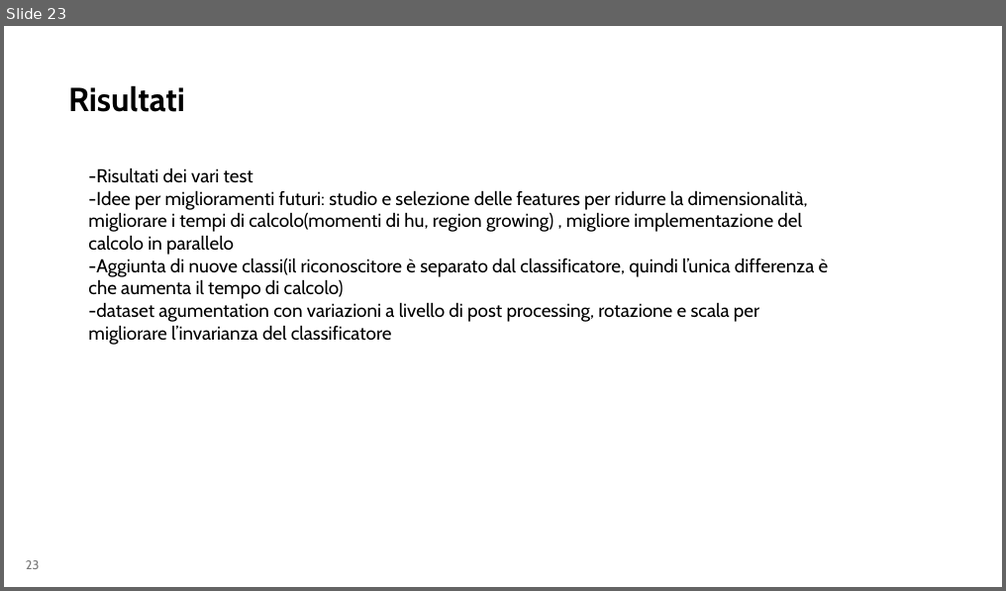
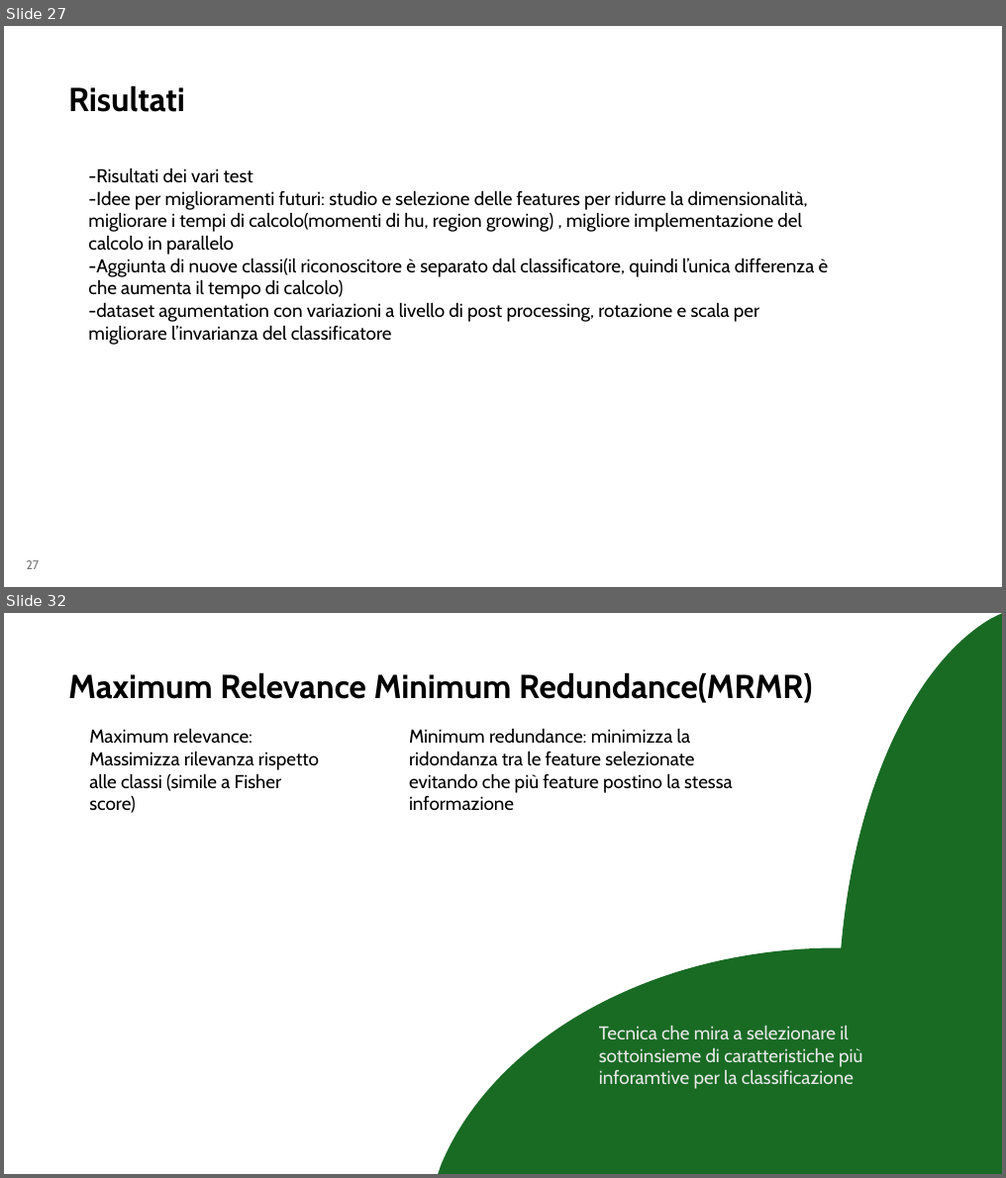
Before and after one commit to aleeteo/leaf_ID, a slide deck: presentazione/ProjectLeafWIP.pptx. Shown one above the other, each under a label of ours: slide 23 before the commit, slides 27 and 32 after it; the slides between them are not shown. The pictures are 1006x591 and 1006x1178 pixels, drawn with LibreOffice and Linux fonts; fonts in the diff are those of the drawing. Boxes give left, top, right and bottom in pixels: in the first picture for what was removed or moved away, otherwise in the second. Text is boxed around its words. In the diff, an @@ line names an element or a change of style, - is before the commit and + after.

```diff
--- a/presentazione/ProjectLeafWIP.pptx
+++ b/presentazione/ProjectLeafWIP.pptx
@@ slide 32 added at box(4, 613, 1002, 1174), background #FFFFFF @@
@@ freeform shape added at box(839, 613, 1002, 1174), fill #196B24 @@
@@ freeform shape added at box(839, 615, 1002, 1174), fill #196B24 @@
@@ title added at box(68, 672, 813, 703), 32 pt, text #000000, bold @@
+Maximum Relevance Minimum Redundance(MRMR)
@@ text added at box(89, 728, 319, 813), 18 pt, text #000000 @@
+Maximum relevance: Massimizza rilevanza rispetto alle classi (simile a Fisher score)
@@ text added at box(409, 728, 733, 810), 18 pt, text #000000 @@
+Minimum redundance: minimizza la ridondanza tra le feature selezionate evitando che più feature postino la stessa informazione
@@ freeform shape added at box(436, 949, 1002, 1174), fill #196B24 @@
@@ text added at box(599, 1026, 862, 1089), 18 pt, text #E8E8E8 @@
+Tecnica che mira a selezionare il sottoinsieme di caratteristiche più inforamtive per la classificazione
@@ what was slide 23 is now slide 27 @@
@@ page number at box(26, 561, 39, 570): text changed @@
-23
+27
```
Also in this commit, not shown: 8 slides changed, 8 other slides added, 2 slides removed.
